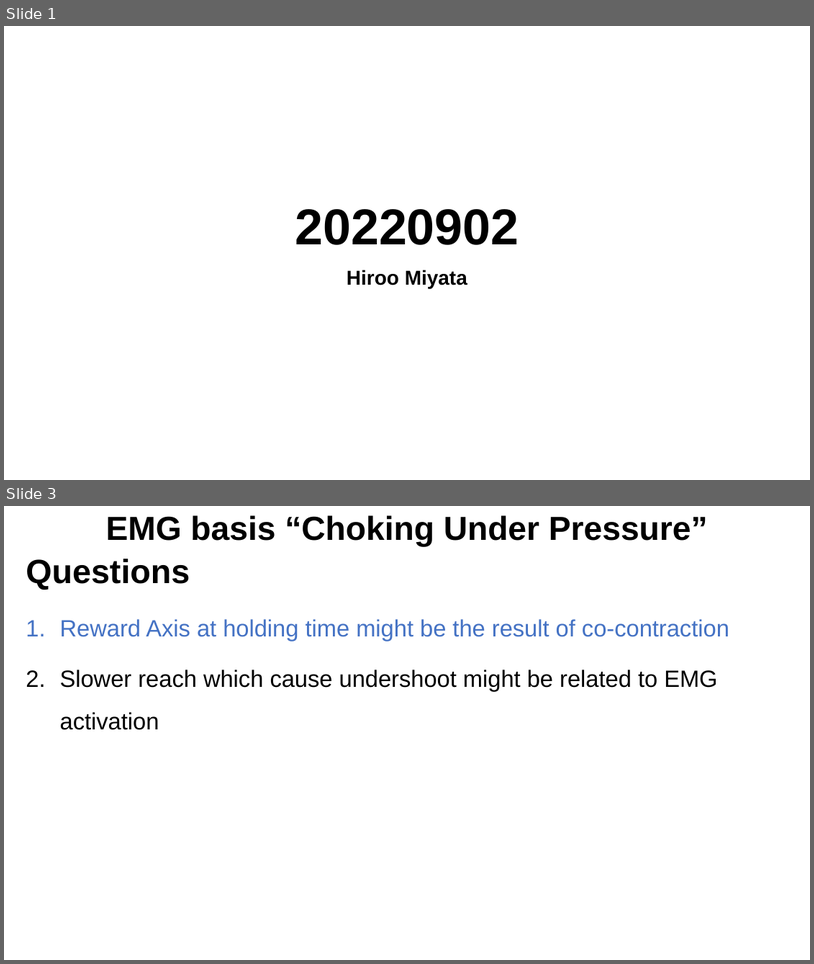
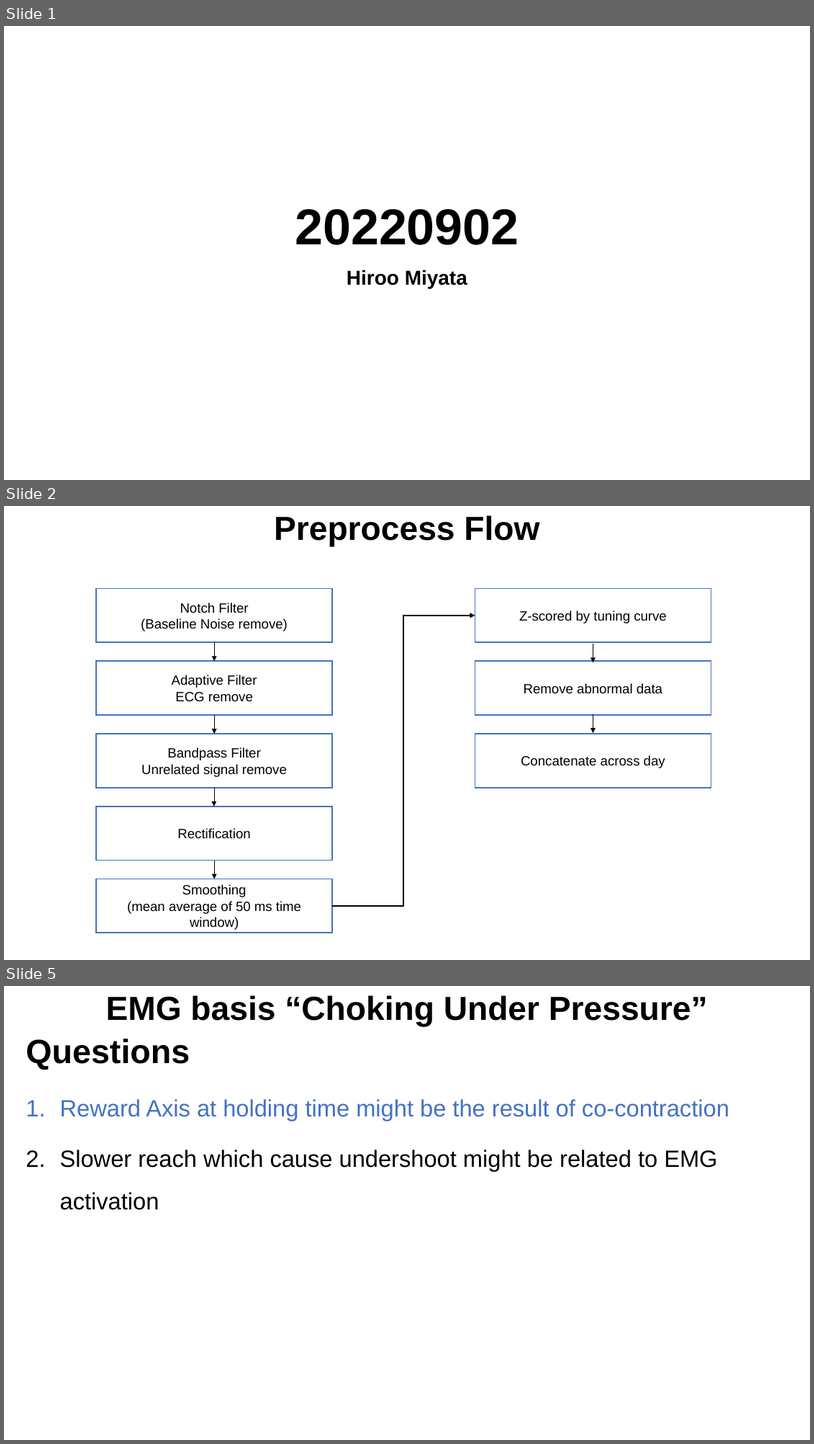
Before and after one commit to Hiroo-Miyata/chase-lab, a slide deck: report/20220902.pptx. Shown one above the other, each under a label of ours: slides 1 and 3 before the commit, slides 1, 2 and 5 after it; the slides between them are not shown. The pictures are 814x964 and 814x1444 pixels, drawn with LibreOffice and Linux fonts; fonts in the diff are those of the drawing. Boxes give left, top, right and bottom in pixels: in the first picture for what was removed or moved away, otherwise in the second. Text is boxed around its words. In the diff, an @@ line names an element or a change of style, - is before the commit and + after.

```diff
--- a/report/20220902.pptx
+++ b/report/20220902.pptx
@@ slide 2 added at bbox=[4, 506, 810, 960], background #FFFFFF @@
@@ title added at bbox=[274, 515, 540, 546], 39.6 pt, text #000000, bold @@
+Preprocess Flow
@@ rectangle added at bbox=[97, 588, 333, 642], fill #FFFFFF, outline #4472C4 1.5 pt, 16 pt, text #000000 @@
+Notch Filter
+(Baseline Noise remove)
@@ rectangle added at bbox=[476, 588, 712, 642], fill #FFFFFF, outline #4472C4 1.5 pt, 16 pt, text #000000 @@
+Z-scored by tuning curve
@@ elbow arrow added from (332, 906) to (476, 615), #000000 1.5 pt @@
@@ arrow added from (214, 642) to (214, 661), #000000 0.5 pt @@
@@ arrow added from (593, 644) to (593, 663), #000000 0.5 pt @@
@@ rectangle added at bbox=[97, 661, 333, 715], fill #FFFFFF, outline #4472C4 1.5 pt, 16 pt, text #000000 @@
+Adaptive Filter
+ECG remove
@@ rectangle added at bbox=[476, 661, 712, 715], fill #FFFFFF, outline #4472C4 1.5 pt, 16 pt, text #000000 @@
+Remove abnormal data
@@ arrow added from (214, 715) to (214, 734), #000000 0.5 pt @@
@@ arrow added from (593, 714) to (593, 733), #000000 0.5 pt @@
@@ rectangle added at bbox=[97, 734, 333, 788], fill #FFFFFF, outline #4472C4 1.5 pt, 16 pt, text #000000 @@
+Bandpass Filter
+Unrelated signal remove
@@ rectangle added at bbox=[476, 734, 712, 788], fill #FFFFFF, outline #4472C4 1.5 pt, 16 pt, text #000000 @@
+Concatenate across day
@@ rectangle added at bbox=[97, 806, 333, 860], fill #FFFFFF, outline #4472C4 1.5 pt, 16 pt, text #000000 @@
+Rectification
@@ arrow added from (214, 788) to (214, 806), #000000 0.5 pt @@
@@ arrow added from (214, 860) to (214, 879), #000000 0.5 pt @@
@@ rectangle added at bbox=[97, 879, 333, 932], fill #FFFFFF, outline #4472C4 1.5 pt, 16 pt, text #000000 @@
+Smoothing
+(mean average of 50 ms time window)
@@ what was slide 3 is now slide 5 @@
```
Also in this commit, not shown: 3 slides changed, 7 other slides added, 3 slides removed, 14 other files.
